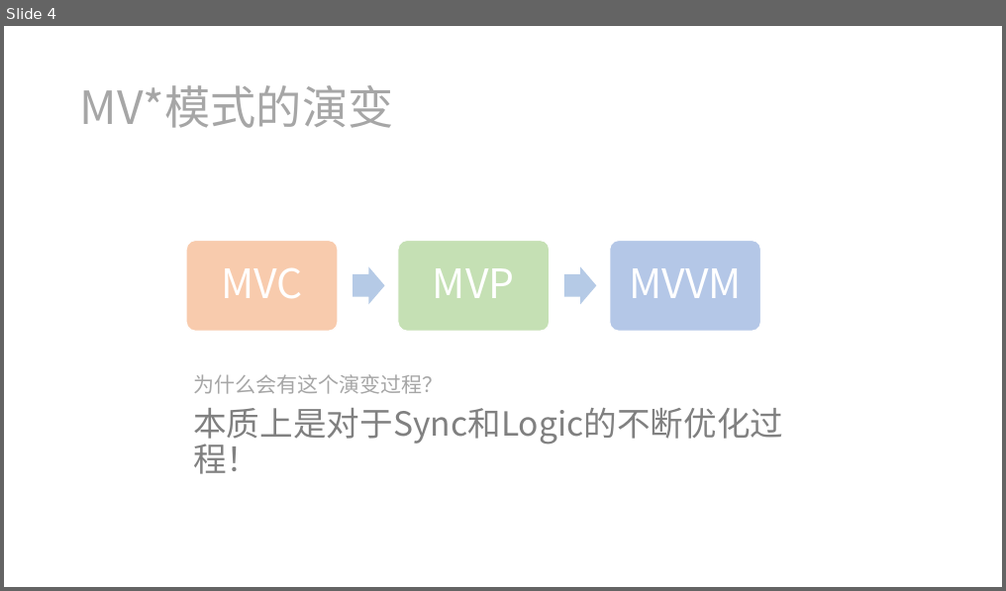
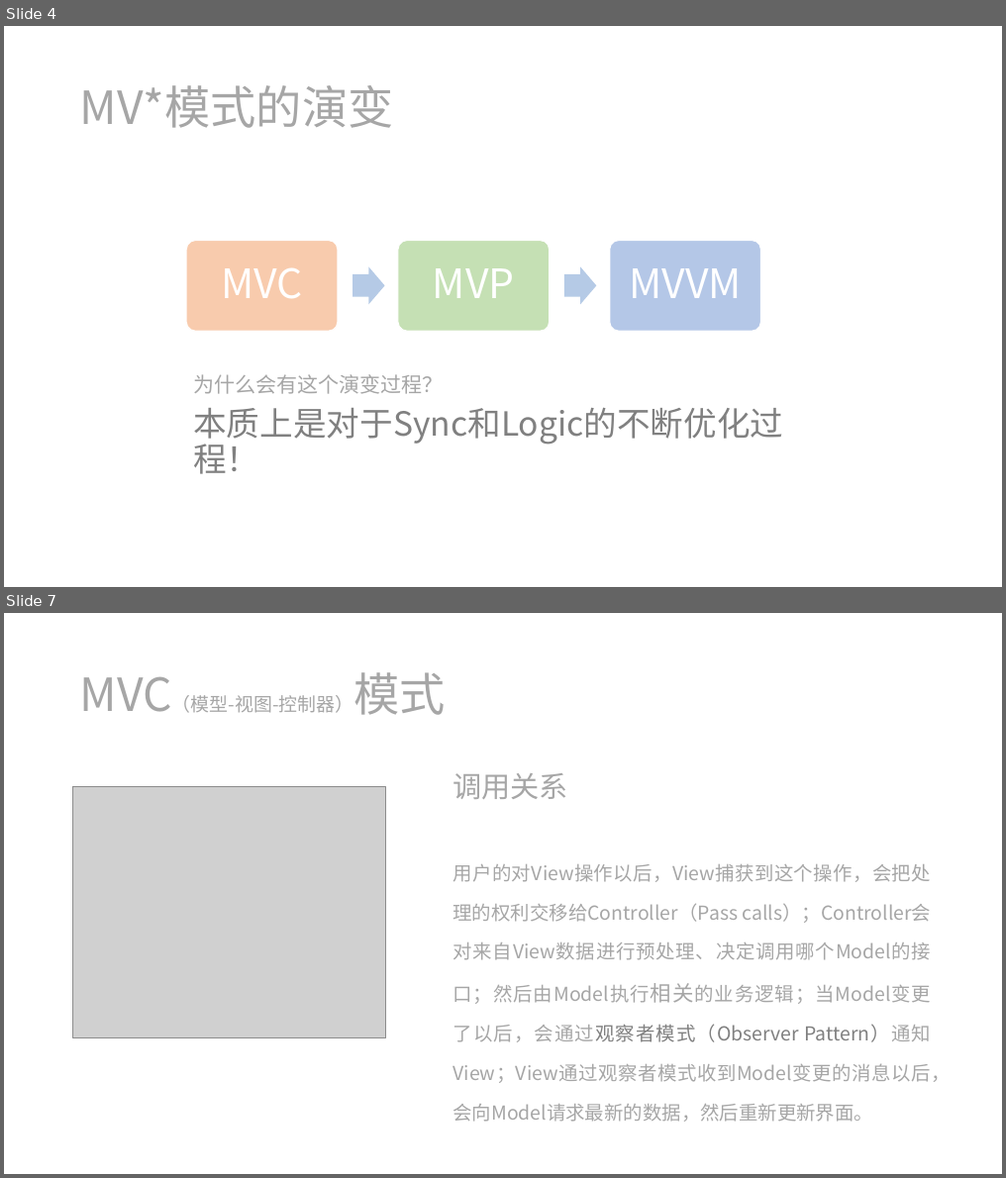
Before and after one commit to ziyi2/mvvm, a slide deck: doc/简易MVVM的实现.pptx. Shown one above the other, each under a label of ours: slide 4 before the commit, slides 4 and 7 after it; the slides between them are not shown. The pictures are 1006x591 and 1006x1178 pixels, drawn with LibreOffice and Linux fonts; fonts in the diff are those of the drawing; grey boxes stand for pictures. Boxes give left, top, right and bottom in pixels: in the first picture for what was removed or moved away, otherwise in the second. Text is boxed around its words. In the diff, an @@ line names an element or a change of style, - is before the commit and + after.

```diff
--- a/doc/简易MVVM的实现.pptx
+++ b/doc/简易MVVM的实现.pptx
@@ slide 7 added at (4,613,1002,1174), background #FFFFFF @@
@@ title added at (80,672,445,715), 18 pt, text #A6A6A6 @@
+MVC（模型-视图-控制器）模式
@@ picture added at (73,786,386,1039) @@
@@ text added at (453,773,950,1122), 18.5 pt, text #A6A6A6 @@
+调用关系
+用户的对View操作以后，View捕获到这个操作，会把处理的权利交移给Controller（Pass calls）；Controller会对来自View数据进行预处理、决定调用哪个Model的接口；然后由Model执行相关的业务逻辑；当Model变更了以后，会通过观察者模式（Observer Pattern）通知View；View通过观察者模式收到Model变更的消息以后，会向Model请求最新的数据，然后重新更新界面。
```
Also in this commit, not shown: 2 slides changed, 5 other slides added.
